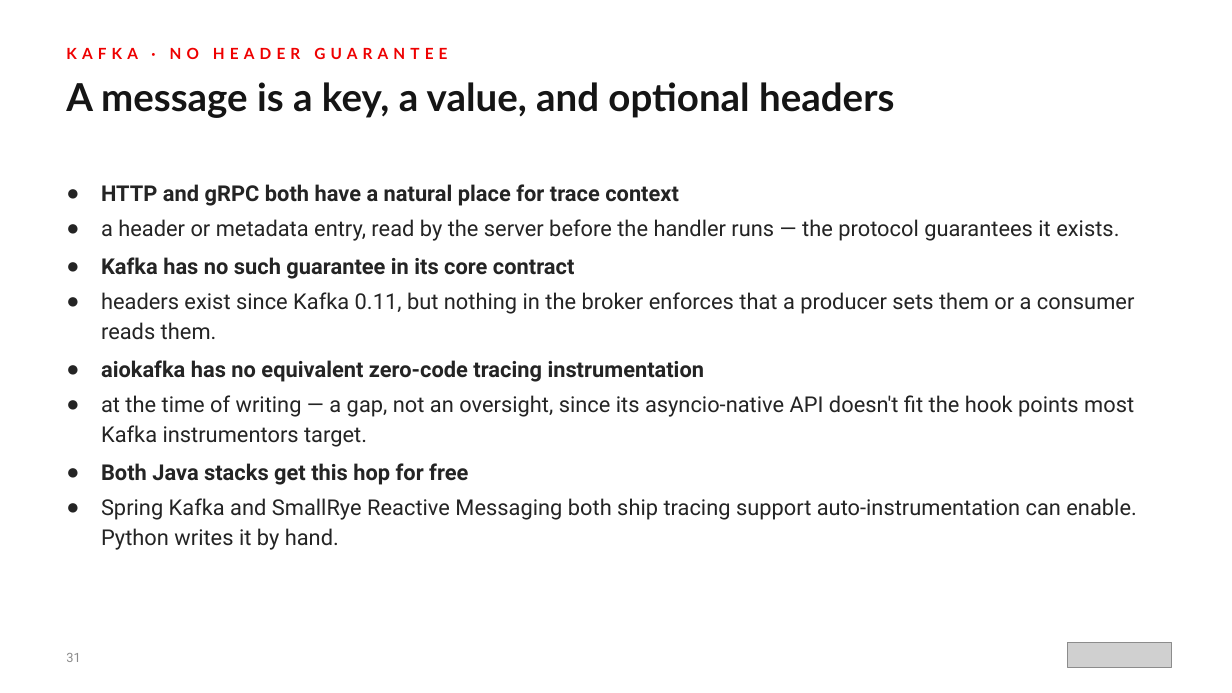
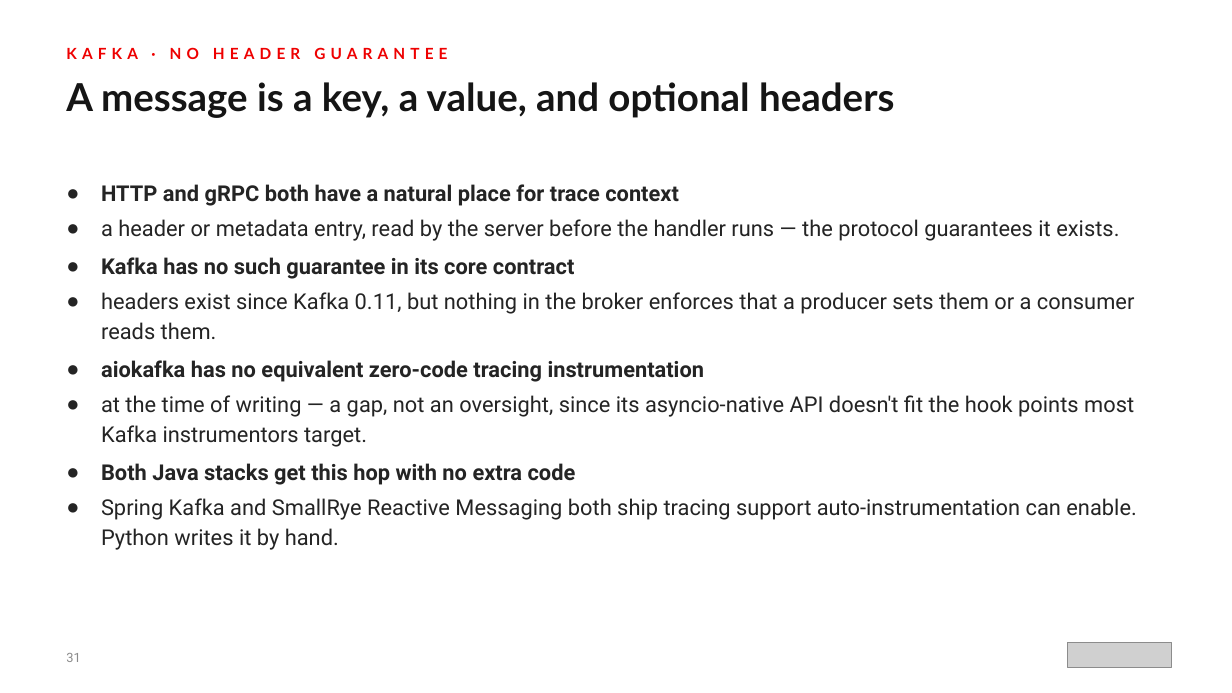
Before and after one commit to patterncatalyst/otel-observability-tutorial, a slide deck: slide 31 of presentations/observability-otel-201-python.pptx. Drawn at 1232x693 pixels with LibreOffice and Linux fonts; fonts in the diff are those of the drawing; grey boxes stand for pictures. Boxes give left, top, right and bottom in pixels: in the first picture for what was removed or moved away, otherwise in the second. Text is boxed around its words. In the diff, an @@ line names an element or a change of style, - is before the commit and + after.

```diff
--- a/presentations/observability-otel-201-python.pptx
+++ b/presentations/observability-otel-201-python.pptx
@@ text at (101,463,576,485): text changed @@
-● Both Java stacks get this hop for free
+● Both Java stacks get this hop with no extra code
```
Also in this commit, not shown: 4 other slides changed, 2 slides added, 2 slides removed, 5 other files.
